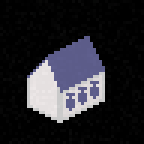
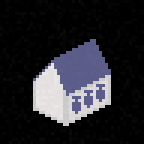
Layers edited between the first and the second 144px x 144px image:
painted on "Roof" over <box>27,36,111,96</box>
painted on "Fish" over <box>66,81,105,114</box>
painted on "Edges" over <box>27,69,111,126</box>
removed layer "Walls dark copy" over <box>63,75,102,117</box>
painted on "Walls dark" over <box>63,75,108,120</box>
painted on "Walls" over <box>30,57,108,120</box>
